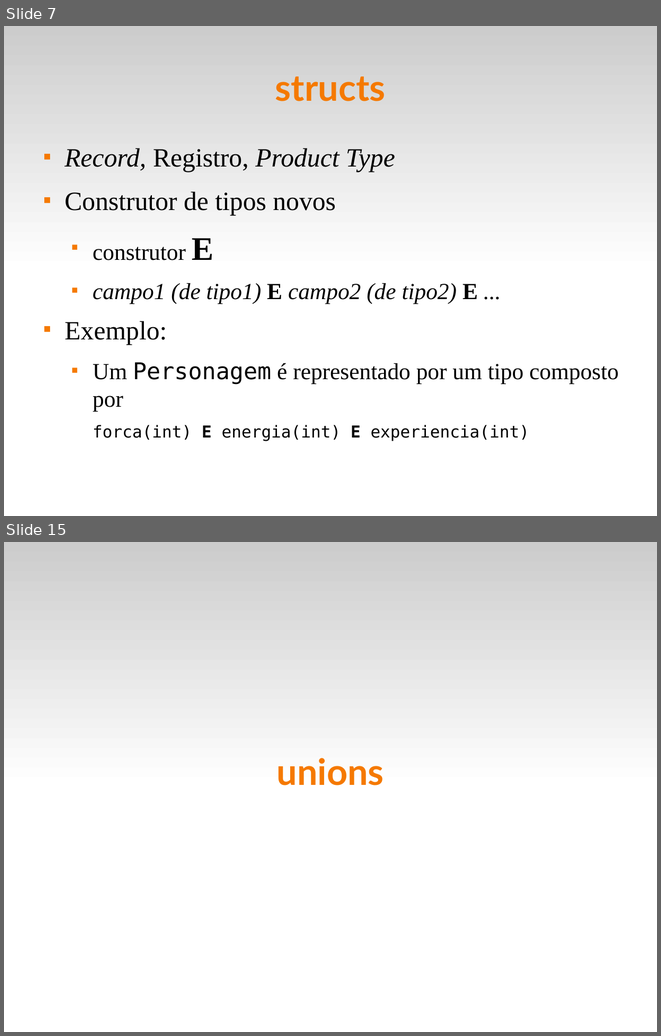
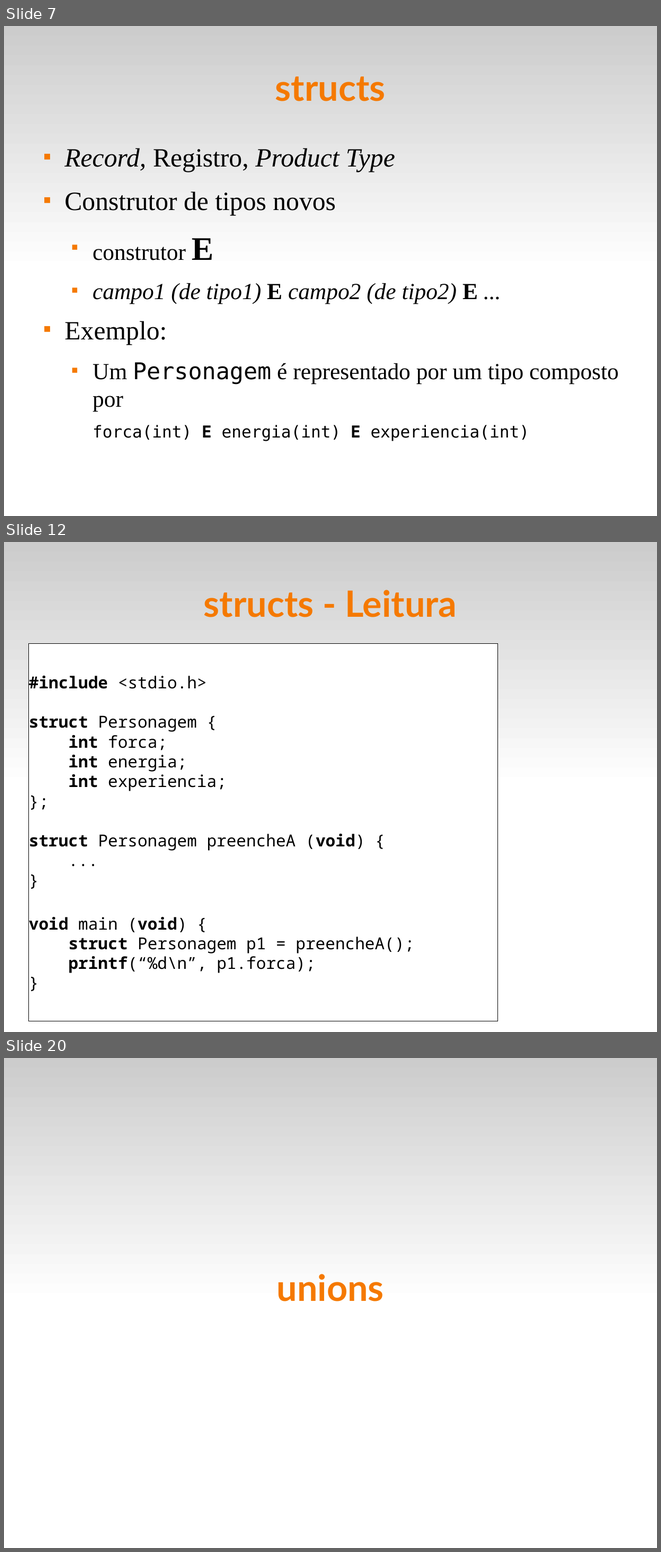
Before and after one commit to fsantanna-uerj/LP1, a slide deck: Slides/lp1-07-compostos.odp. Shown one above the other, each under a label of ours: slides 7 and 15 before the commit, slides 7, 12 and 20 after it; the slides between them are not shown. The pictures are 661x1036 and 661x1552 pixels, drawn with LibreOffice and Linux fonts; fonts in the diff are those of the drawing. Boxes give left, top, right and bottom in pixels: in the first picture for what was removed or moved away, otherwise in the second. Text is boxed around its words. In the diff, an @@ line names an element or a change of style, - is before the commit and + after.

```diff
--- a/Slides/lp1-07-compostos.odp
+++ b/Slides/lp1-07-compostos.odp
@@ slide 12 added at <box>4,542,657,1032</box>, background #FFFFFF; not listed: 1 template element that a slide beside it also shows @@
@@ title added at <box>204,590,457,617</box>, 44 pt, text #F57900, bold @@
+structs - Leitura
@@ rectangle added at <box>29,643,497,1021</box>, fill #FFFFFF, outline #000000 0 pt, 20 pt, text #000000 @@
+#include <stdio.h>
+struct Personagem {
+int forca;
+int energia;
+int experiencia;
+};
+struct Personagem preencheA (void) {
+...
+}
+void main (void) {
+struct Personagem p1 = preencheA();
+printf(“%d\n”, p1.forca);
+}
@@ what was slide 15 is now slide 20 @@
```
Also in this commit, not shown: 6 slides changed, 4 other slides added, 4 other files.
